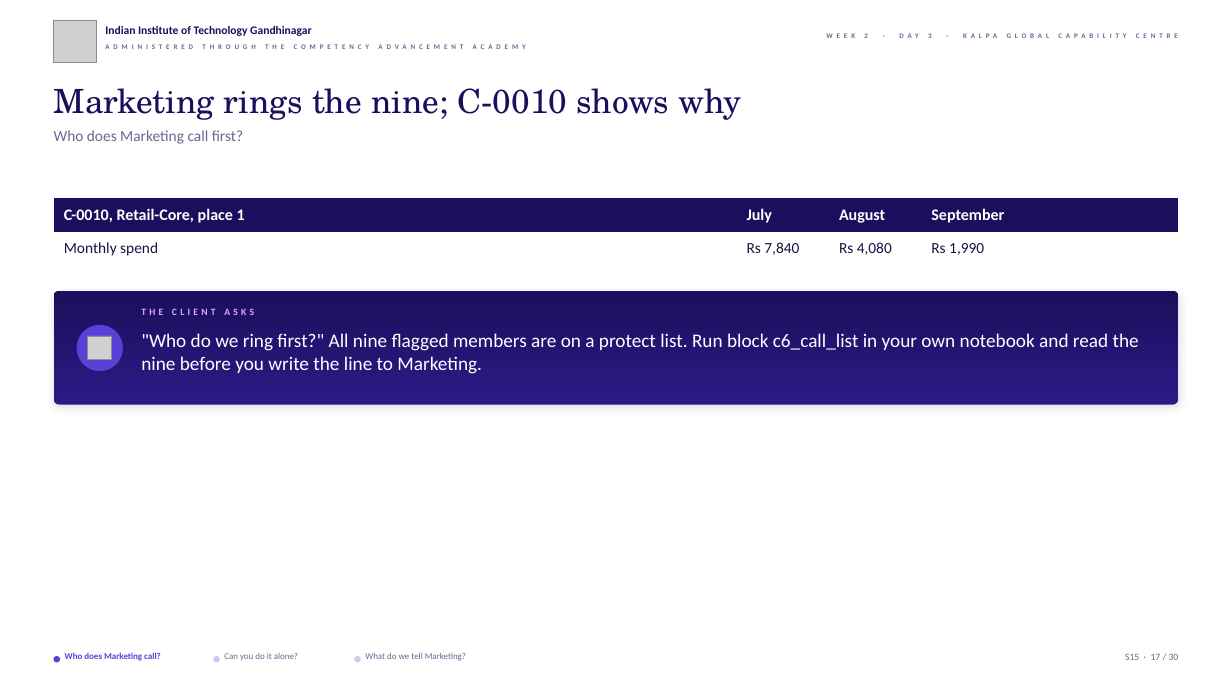
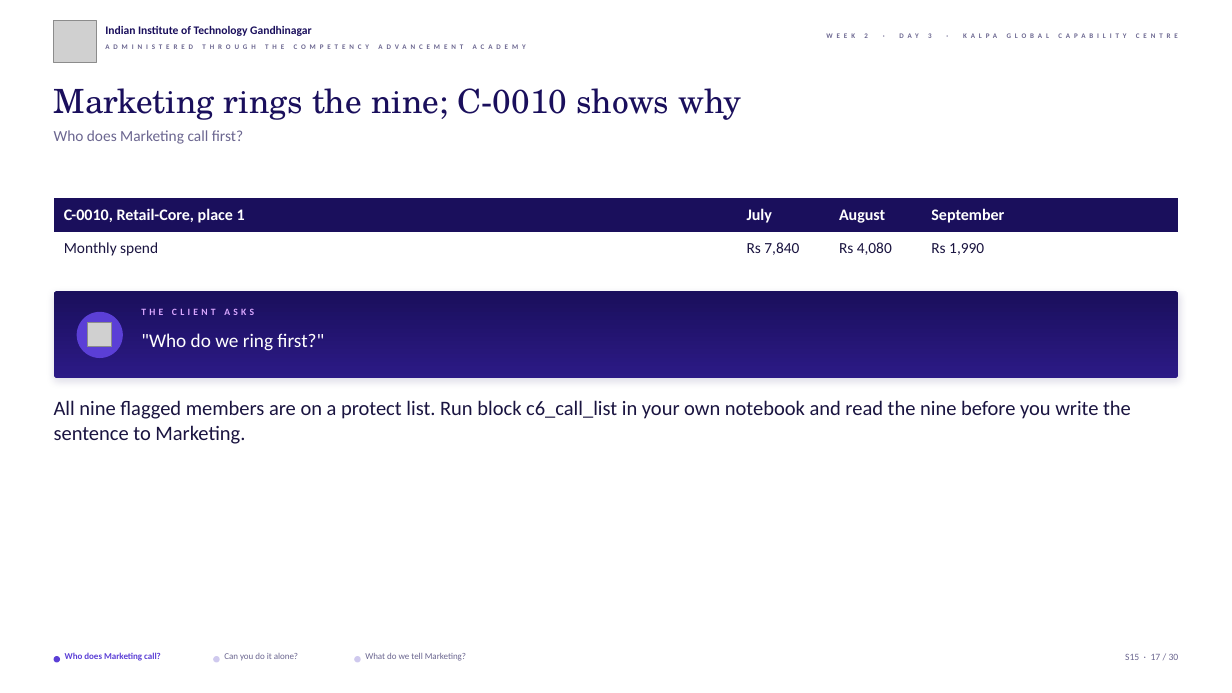
Before and after one commit to fde-academy-lab/c2-content-factory, a slide deck: slide 17 of content/W02/D3/slides/C2_W02_D03_half2_STUDENT.pptx. Drawn at 1232x693 pixels with LibreOffice and Linux fonts; fonts in the diff are those of the drawing; grey boxes stand for pictures; background and template pictures are left out. Boxes give left, top, right and bottom in pixels: in the first picture for what was removed or moved away, otherwise in the second. Text is boxed around its words. In the diff, an @@ line names an element or a change of style, - is before the commit and + after.

```diff
--- a/content/W02/D3/slides/C2_W02_D03_half2_STUDENT.pptx
+++ b/content/W02/D3/slides/C2_W02_D03_half2_STUDENT.pptx
@@ rounded rectangle: place and size @@
-rounded rectangle at <box>54,291,1178,405</box>
+rounded rectangle at <box>54,291,1178,378</box>
@@ ellipse: place and size @@
-ellipse at <box>77,325,123,372</box>
+ellipse at <box>77,312,123,359</box>
@@ picture: place and size @@
-picture at <box>88,336,112,360</box>
+picture at <box>88,323,112,348</box>
@@ text at <box>54,400,1131,444</box>: text changed; size 15 to 16 pt; text colour #FFFFFF to #1A1440 @@
-"Who do we ring first?" All nine flagged members are on a protect list. Run block c6_call_list in your own notebook and read the nine before you write the line to Marketing.
+All nine flagged members are on a protect list. Run block c6_call_list in your own notebook and read the nine before you write the sentence to Marketing.
```
Also in this commit, not shown: 21 other slides changed, 43 other files.
